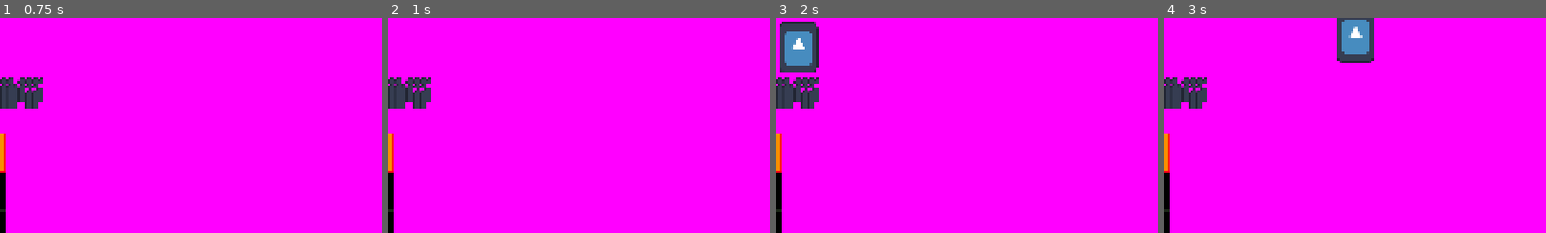
Above: before the commit, frames 1-4 (left to right).
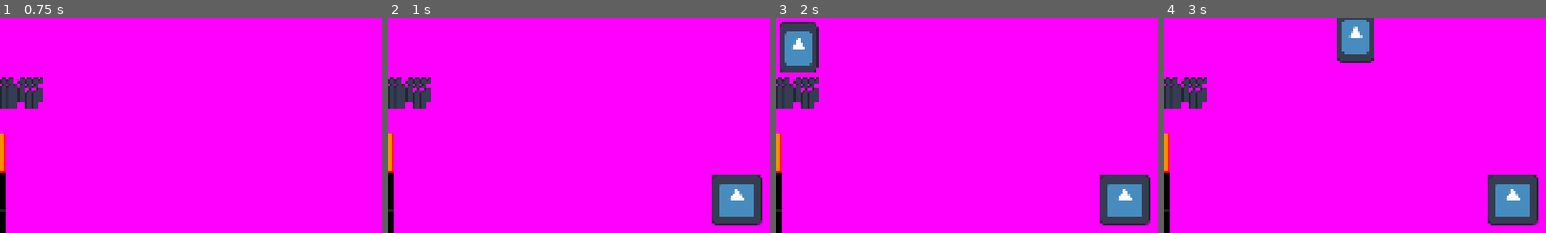
Above: after the commit, the same moments.

Repository: OrdoNine/strange-places
Game: Godot game, scene res://Scenes/Stages/main.tscn
Same seed, same stepped clock (60 frames per second), same inputs: the game is played once before the commit and once after it. The engine's default icon, where the game draws it, is replaced by a stand-in: a white triangle on a blue panel in a dark square.
Inputs:
- Up to frame 1 (0.75 s): hold Right (RIGHT) from 0.53 s (still down)
- Up to frame 2 (1 s): keep holding Right (RIGHT)
- Up to frame 3 (2 s): release Right (RIGHT) at 1.28 s; hold Down (DOWN) from 1.28 s (still down)
- Up to frame 4 (3 s): release Down (DOWN) at 2.03 s; hold Right (RIGHT) 2.03-2.78 s; hold Up (UP) from 2.78 s (still down)
The pictures show only the part of the screen within x 19-69%, y 9-59%; the shares and areas given below are measured in that part.

Frame 1 is identical in both runs. In frame 2, 3.1% of the frame differs, in the area x 84-98%, y 72-97%; in frame 3, 3.1%; in frame 4, 3.1%.

Commit message:
Added timed hazard

Diff:
--- /dev/null
+++ b/Resources/Data/Effects/Deadly.tres
@@ -0,0 +1,11 @@
+[gd_resource type="Resource" script_class="Effect" format=3 uid="uid://d6bbvqcb7rj0"]
+
+[ext_resource type="Script" uid="uid://ceccxlh8eibgi" path="res://Resources/Data/Effects/Effect.gd" id="1_fuvn3"]
+[ext_resource type="Texture2D" uid="uid://dedlig4vf6lrj" path="res://icon.svg" id="2_j67o2"]
+
+[resource]
+script = ExtResource("1_fuvn3")
+target_player = true
+target_enemy = true
+target_projs = true
+texture = ExtResource("2_j67o2")
--- /dev/null
+++ b/Resources/Data/Effects/Effect.gd
@@ -0,0 +1,24 @@
+class_name Effect
+extends Resource
+
+@export_category("Targets")
+@export var target_player := false
+@export var target_enemy := false
+@export var target_tiles := false
+@export var target_projs := false #affects projectiles from the targeted sources above
+
+@export_category("Flags")
+@export var kill_targets := false #cannot kill tiles
+@export var set_bush := false
+@export var set_fire := false
+@export var set_wet := false
+@export var set_frozen := false
+@export var set_electric := false
+
+@export_category("Values")
+@export var knockback := 0.0
+@export var drag_mult := 1.0
+@export var speed_mult := 1.0
+
+@export_category("Flavor")
+@export var texture : Texture2D
--- a/Scenes/Objects/Booth.tscn
+++ b/Scenes/Objects/Booth.tscn
@@ -56,6 +56,8 @@
 min_space = 0.0
 
 [node name="Booth" type="CharacterBody2D" unique_id=1732557351]
+collision_layer = 4
+collision_mask = 51
 motion_mode = 1
 script = ExtResource("1_krg6j")
 size = Vector2(95, 144)
@@ -76,4 +78,4 @@
 [node name="AnimationTree" type="AnimationTree" parent="." unique_id=1377457361]
 tree_root = SubResource("AnimationNodeBlendSpace1D_w50yg")
 anim_player = NodePath("../AnimationPlayer")
-parameters/blend_position = Vector2(0, 0)
+parameters/blend_position = 0.0
--- /dev/null
+++ b/Scenes/Objects/timed_hazard.tscn
@@ -0,0 +1,42 @@
+[gd_scene format=3 uid="uid://c2k2hsg5d30rw"]
+
+[ext_resource type="Script" uid="uid://donaav2n2ru4a" path="res://Scripts/Map/timed_hazard.gd" id="1_p0tti"]
+[ext_resource type="Resource" uid="uid://d6bbvqcb7rj0" path="res://Resources/Data/Effects/Deadly.tres" id="2_y6fv8"]
+
+[sub_resource type="CircleShape2D" id="CircleShape2D_y6fv8"]
+radius = 90.0
+
+[node name="Timed Hazard" type="Node2D" unique_id=1403255283]
+script = ExtResource("1_p0tti")
+area_shape = SubResource("CircleShape2D_y6fv8")
+main_effect = ExtResource("2_y6fv8")
+
+[node name="Area2D" type="Area2D" parent="." unique_id=2045196902]
+collision_layer = 64
+collision_mask = 20
+
+[node name="Sprite2D" type="Sprite2D" parent="." unique_id=105261469]
+
+[node name="EffectSpawns" type="Node2D" parent="." unique_id=49587825]
+
+[node name="Main" type="Node2D" parent="EffectSpawns" unique_id=1442192944]
+
+[node name="Prep" type="Node2D" parent="EffectSpawns" unique_id=1255713962]
+
+[node name="Timers" type="Node" parent="." unique_id=1552284142]
+
+[node name="Timer" type="Timer" parent="Timers" unique_id=2020098052]
+
+[node name="PreTimer" type="Timer" parent="Timers" unique_id=195898267]
+wait_time = 0.7
+one_shot = true
+
+[node name="PostTimer" type="Timer" parent="Timers" unique_id=623129848]
+wait_time = 0.3
+one_shot = true
+
+[connection signal="body_entered" from="Area2D" to="." method="_on_area_2d_body_entered"]
+[connection signal="body_exited" from="Area2D" to="." method="_on_area_2d_body_exited"]
+[connection signal="timeout" from="Timers/Timer" to="." method="_on_timer_timeout"]
+[connection signal="timeout" from="Timers/PreTimer" to="." method="_on_pre_timer_timeout"]
+[connection signal="timeout" from="Timers/PostTimer" to="." method="_on_post_timer_timeout"]
--- a/Scenes/Stages/main.tscn
+++ b/Scenes/Stages/main.tscn
@@ -3,6 +3,7 @@
 [ext_resource type="Texture2D" uid="uid://dedlig4vf6lrj" path="res://icon.svg" id="1_l8v15"]
 [ext_resource type="Texture2D" uid="uid://d3e65lxhifdv2" path="res://Assets/Tiles/Platforms.png" id="1_syteb"]
 [ext_resource type="PackedScene" uid="uid://bm1skbo3713dq" path="res://Scenes/Objects/Booth.tscn" id="2_syteb"]
+[ext_resource type="PackedScene" uid="uid://c2k2hsg5d30rw" path="res://Scenes/Objects/timed_hazard.tscn" id="4_kfvjw"]
 
 [sub_resource type="PlaceholderTexture2D" id="PlaceholderTexture2D_7dm0k"]
 size = Vector2(1920, 1080)
@@ -225,3 +226,6 @@
 tile_set = SubResource("TileSet_lquwl")
 
 [node name="Booth" parent="." unique_id=1732557351 instance=ExtResource("2_syteb")]
+
+[node name="Timed Hazard" parent="." unique_id=1403255283 instance=ExtResource("4_kfvjw")]
+position = Vector2(1246, 550)
--- /dev/null
+++ b/Scripts/Map/timed_hazard.gd
@@ -0,0 +1,150 @@
+@tool
+class_name TimedHazard
+extends Node2D
+
+enum Period {off = 0, prep = 1, on = 2}
+enum TimingQuirk {none = 0, constant = 1, instaprep = 2}
+
+@onready var area = $Area2D
+@onready var timer = $Timers/Timer
+@onready var pretimer = $Timers/PreTimer
+@onready var postimer = $Timers/PostTimer
+
+@export_category("Timing")
+@export var frequency := 1.0: #main timer, how often the main effect occurs
+	set(value):
+		frequency = max(value, duration)
+		if frequency - duration < preparation:
+			preparation = frequency - duration
+@export var preparation := 0.3: #how much in advance to prepare for the effect. run anims
+	set(value):
+		preparation = max(value, 0)
+		preparation = min(value, frequency - duration)
+		if is_equal_approx(preparation, 0) and starting_mode == Period.prep:
+			starting_mode = Period.on
+@export var duration := 0.3: #how long the area is active for after frequency is up
+	set(value):
+		duration = max(value, 0.001)
+		duration = min(value, frequency - preparation)
+@export var starting_mode : Period = Period.off: #at what stage should this object start
+	set(value):
+		if is_equal_approx(preparation, 0) and value == Period.prep:
+			starting_mode = Period.on
+		else:
+			starting_mode = value
+
+@export_category("Data")
+@export var area_shape : Shape2D
+@export var main_effect : Effect #effect that triggers on timer
+@export var pre_effect : Effect #effect that triggers as a warning
+
+var mode : Period = Period.off #the current state of the hazard
+
+#optimizations
+var timing : TimingQuirk = TimingQuirk.none #used to optimized timers
+var members = [] #who is inside the area currently
+
+# Called when the node enters the scene tree for the first time.
+func _ready() -> void:
+	if not Engine.is_editor_hint():
+		mode = starting_mode
+
+		if not main_effect:
+			if pre_effect:
+				printerr("Created a timed hazard with not main effect. Using prep effect instead!")
+				main_effect = pre_effect
+				pre_effect = null
+			else:
+				printerr("Created a timed hazard with no effects!")
+
+		if is_equal_approx(frequency, duration):
+			#the frequency and duration are a full cycle
+			timing = TimingQuirk.constant
+			if mode != Period.on:
+				#temp timer for delay
+				get_tree().create_timer(frequency).connect("timeout", _on_timer_timeout)
+			remove_child($Timers) #timers are not necessary
+
+		elif is_equal_approx(frequency, preparation + duration):
+			#preparation and duration are seamless
+			timing = TimingQuirk.instaprep
+			remove_child(pretimer) #removes PreTimer, opting for PostTimer to be the trigger instead
+
+		if pretimer.is_inside_tree() and mode == Period.off and preparation > 0:
+			pretimer.start(frequency - preparation)
+		if timer.is_inside_tree():
+			timer.start(frequency - (preparation if mode == Period.prep else 0.0))
+
+		var coll_shape = CollisionShape2D.new()
+		coll_shape.shape = area_shape
+		area.add_child(coll_shape)
+
+		if main_effect.target_tiles:
+			area.set_collision_mask_value(1, true)
+			area.set_collision_mask_value(1 + int(main_effect.target_tiles), true)
+		if main_effect.target_player:
+			area.set_collision_mask_value(3, true)
+			area.set_collision_mask_value(3 + int(main_effect.target_tiles), true)
+		if main_effect.target_enemy:
+			area.set_collision_mask_value(5, true)
+			area.set_collision_mask_value(5 + int(main_effect.target_tiles), true)
+
+# Called every frame. 'delta' is the elapsed time since the previous frame.
+func _process(delta: float) -> void:
+	pass
+
+func _on_area_2d_body_entered(body: Node2D) -> void:
+	if not body in members:
+		members.append(body)
+
+func _on_area_2d_body_exited(body: Node2D) -> void:
+	pass # Replace with function body.
+
+func _on_timer_timeout() -> void:
+	deactivate_preEffect()
+	activate_mainEffect()
+	print("main")
+	mode = Period.on
+	if postimer.is_inside_tree():
+		postimer.start(duration)
+	if pretimer.is_inside_tree():
+		pretimer.start(frequency - preparation)
+
+func _on_pre_timer_timeout() -> void:
+	print("pre")
+	activate_preEffect()
+
+func _on_post_timer_timeout() -> void:
+	deactivate_mainEffect()
+	print("post")
+	match timing:
+		TimingQuirk.none:
+			mode = Period.off
+		TimingQuirk.instaprep:
+			activate_preEffect()
+
+func activate_mainEffect():
+	mode = Period.on
+	if main_effect:
+		if main_effect.texture:
+			var sprite = Sprite2D.new()
+			sprite.texture = main_effect.texture
+			$EffectSpawns/Main.add_child(sprite)
+
+func activate_preEffect():
+	mode = Period.prep
+	if pre_effect:
+		if pre_effect.texture:
+			var sprite = Sprite2D.new()
+			sprite.texture = pre_effect.texture
+			$EffectSpawns/Prep.add_child(sprite)
+
+func deactivate_mainEffect():
+	if main_effect:
+		for e in $EffectSpawns/Main.get_children():
+			$EffectSpawns/Main.remove_child(e)
+
+func deactivate_preEffect():
+	if pre_effect:
+		for e in $EffectSpawns/Prep.get_children():
+			$EffectSpawns/Prep.remove_child(e)
--- a/Scripts/Player/PlayerController.gd
+++ b/Scripts/Player/PlayerController.gd
@@ -108,9 +108,10 @@
 	for i in range(balance_acc):
 		var cast = $BalanceCasts.get_child(i)
 		if cast is RayCast2D and cast.is_colliding():
+			#check if valid landing spot
 			var collider = cast.get_collider()
 			var data = collider.get_cell_tile_data(collider.local_to_map(cast.get_collision_point()))
-			if data.get_custom_data("Fire"):
+			if data.has_custom_data("Fire") and data.get_custom_data("Fire"):
 				return false
 			colls += 1
 	return colls >= balance_count
--- a/project.godot
+++ b/project.godot
@@ -62,6 +62,16 @@
 ]
 }
 
+[layer_names]
+
+2d_physics/layer_1="Tiles"
+2d_physics/layer_2="TilesProjs"
+2d_physics/layer_3="Player"
+2d_physics/layer_4="PlayerProjs"
+2d_physics/layer_5="Enemy"
+2d_physics/layer_6="EnemyProjs"
+2d_physics/layer_7="Area"
+
 [physics]
 
 3d/physics_engine="Jolt Physics"
Not shown, added: Resources/Data/Effects/Effect.gd.uid
Not shown, added: Scripts/Map/timed_hazard.gd.uid
